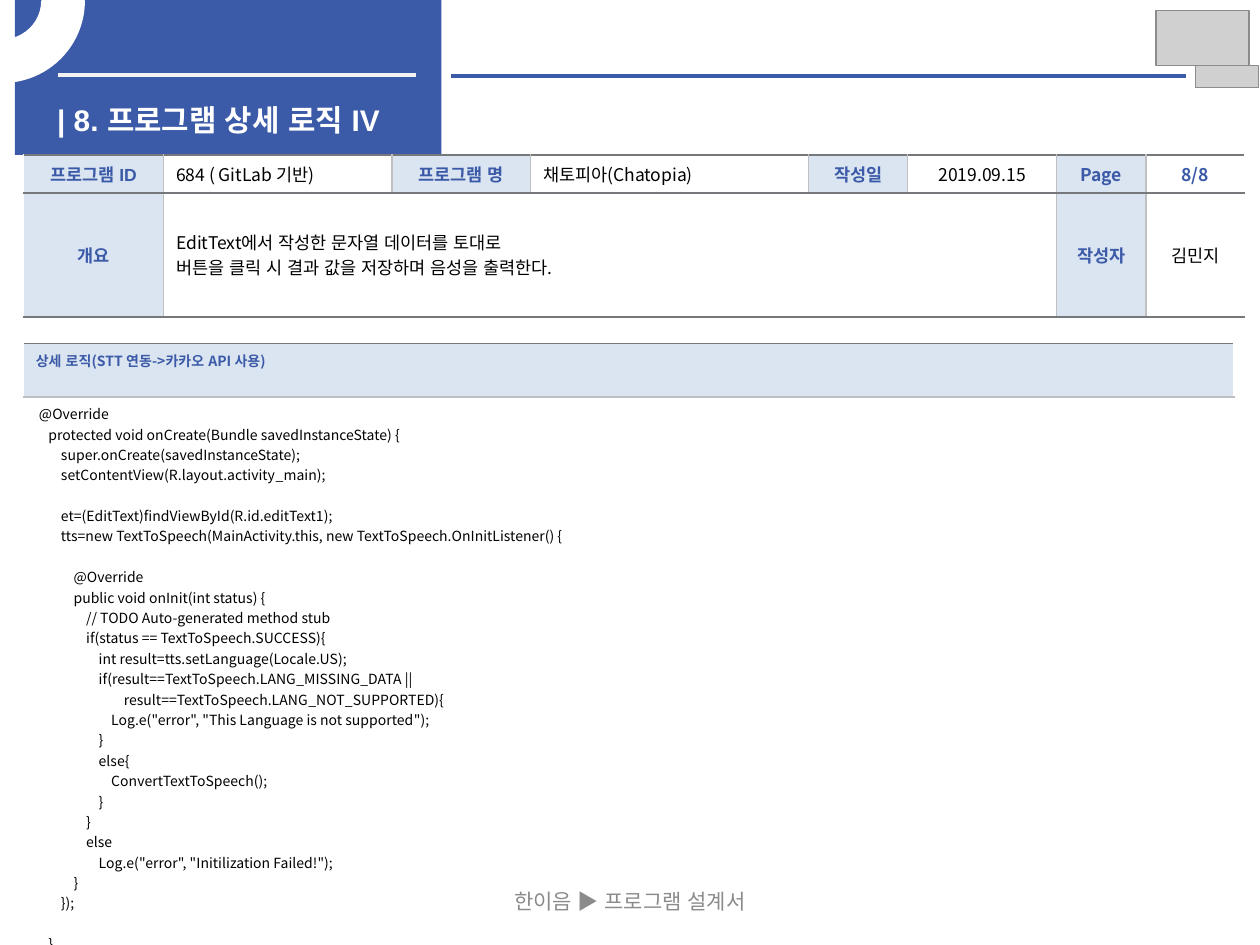
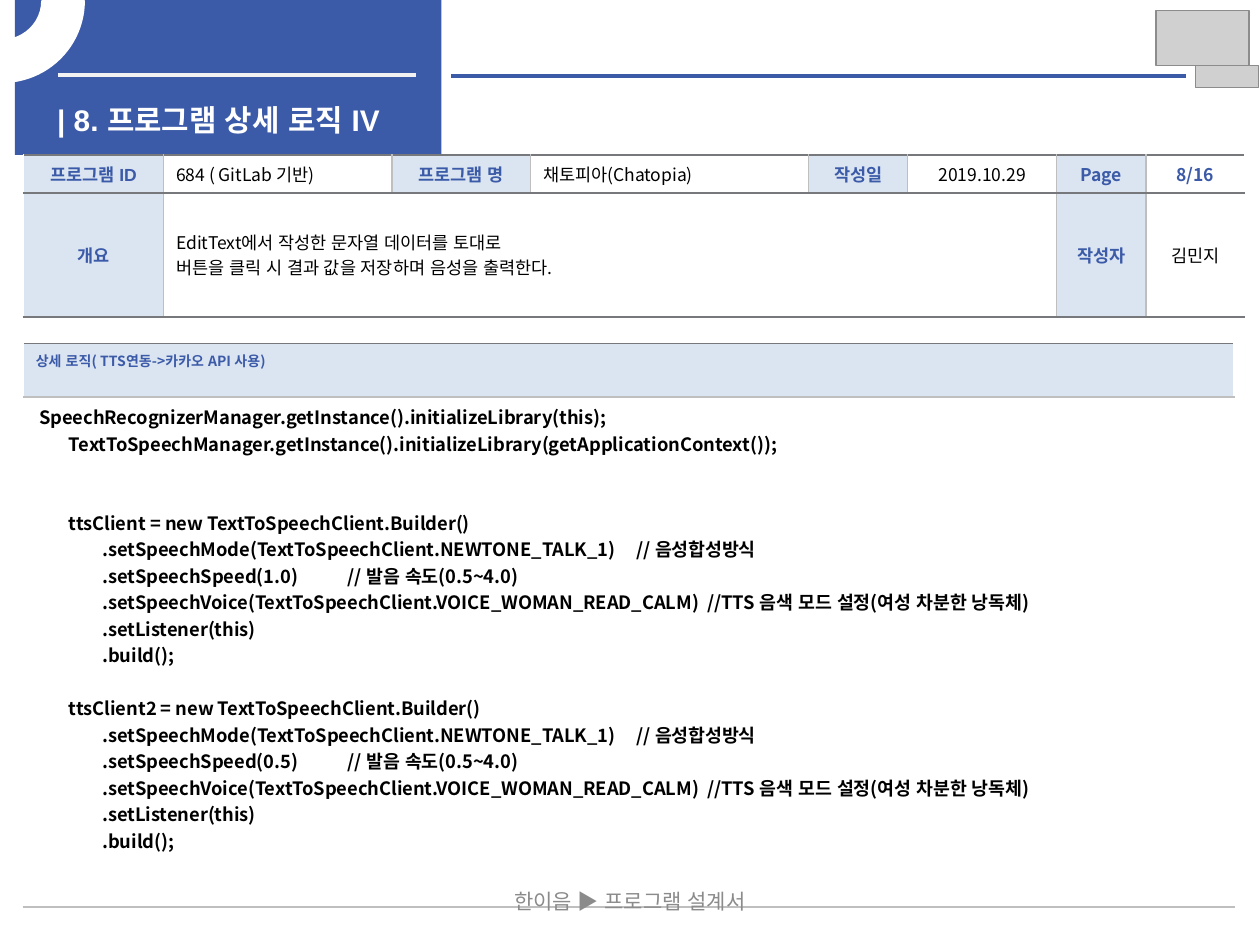
Before and after one commit to jee00609/Chatting, a slide deck: slide 22 of SW개발_HW 제작 설계서.pptx (slide 19 before the commit). Drawn at 1260x945 pixels with LibreOffice and Linux fonts; fonts in the diff are those of the drawing; grey boxes stand for pictures. Boxes give left, top, right and bottom in pixels: in the first picture for what was removed or moved away, otherwise in the second. Text is boxed around its words. In the diff, an @@ line names an element or a change of style, - is before the commit and + after.

```diff
--- a/SW개발_HW 제작 설계서.pptx
+++ b/SW개발_HW 제작 설계서.pptx
@@ table at [23,155,1244,562] @@
-row 1, column 6: 2019.09.15
+row 1, column 6: 2019.10.29
-row 1, column 8: 8/8
+row 1, column 8: 8/16
@@ table at [23,344,1234,912] @@
-row 1, column 1: 상세 로직(STT 연동->카카오 API 사용)
+row 1, column 1: 상세 로직( TTS연동->카카오 API 사용)
@@ row 2, column 1: "@Override / protected void onCreate(Bundle savedInstanceState) { / super.onCreate(savedInstanceState); / setContentView(R.layout.activity_main); / et=(EditText)findViewById(R.id.editText1); / tts=new TextToSpeech(MainActivity.this, new TextToSpeech.OnInitListener() { / @Override / public void onInit(int status) { / // TODO Auto-generated method stub / if(status == TextToSpeech.SUCCESS){ / int result=tts.setLanguage(Locale.US); / if(result==TextToSpeech.LANG_MISSING_DATA || / result==TextToSpeech.LANG_NOT_SUPPORTED){ / Log.e("error", "This Language is not supported"); / } / else{ / ConvertTextToSpeech(); / } / } / else / Log.e("error", "Initilization Failed!"); / } / }); / }" to "SpeechRecognizerManager.getInstance().initializeLibrary(this); / TextToSpeechManager.getInstance().initializeLibrary(getApplicationContext()); / ttsClient = new TextToSpeechClient.Builder() / .setSpeechMode(TextToSpeechClient.NEWTONE_TALK_1) // 음성합성방식 / .setSpeechSpeed(1.0) // 발음 속도(0.5~4.0) / .setSpeechVoice(TextToSpeechClient.VOICE_WOMAN_READ_CALM) //TTS 음색 모드 설정(여성 차분한 낭독체) / .setListener(this) / .build(); / ttsClient2 = new TextToSpeechClient.Builder() / .setSpeechMode(TextToSpeechClient.NEWTONE_TALK_1) // 음성합성방식 / .setSpeechSpeed(0.5) // 발음 속도(0.5~4.0) / .setSpeechVoice(TextToSpeechClient.VOICE_WOMAN_READ_CALM) //TTS 음색 모드 설정(여성 차분한 낭독체) / .setListener(this) / .build();" @@
```
Also in this commit, not shown: 16 other slides changed, 11 slides added.
